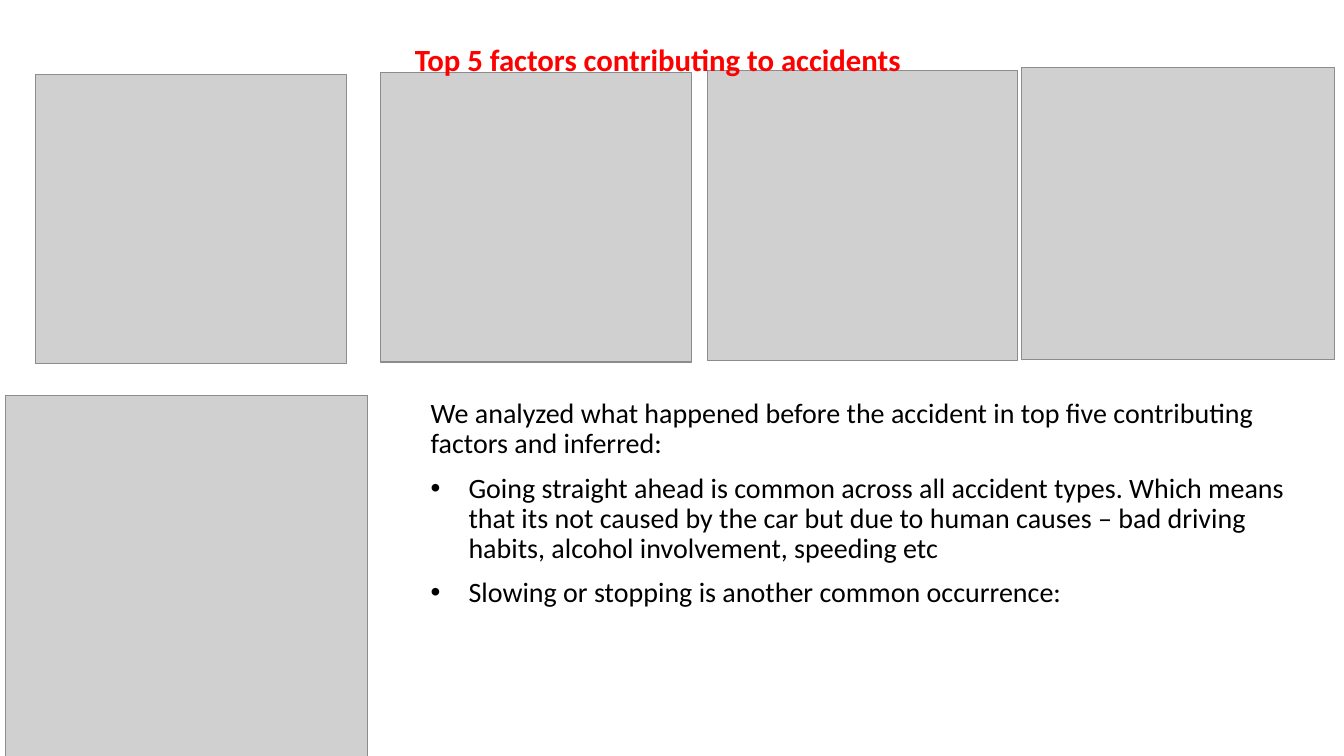
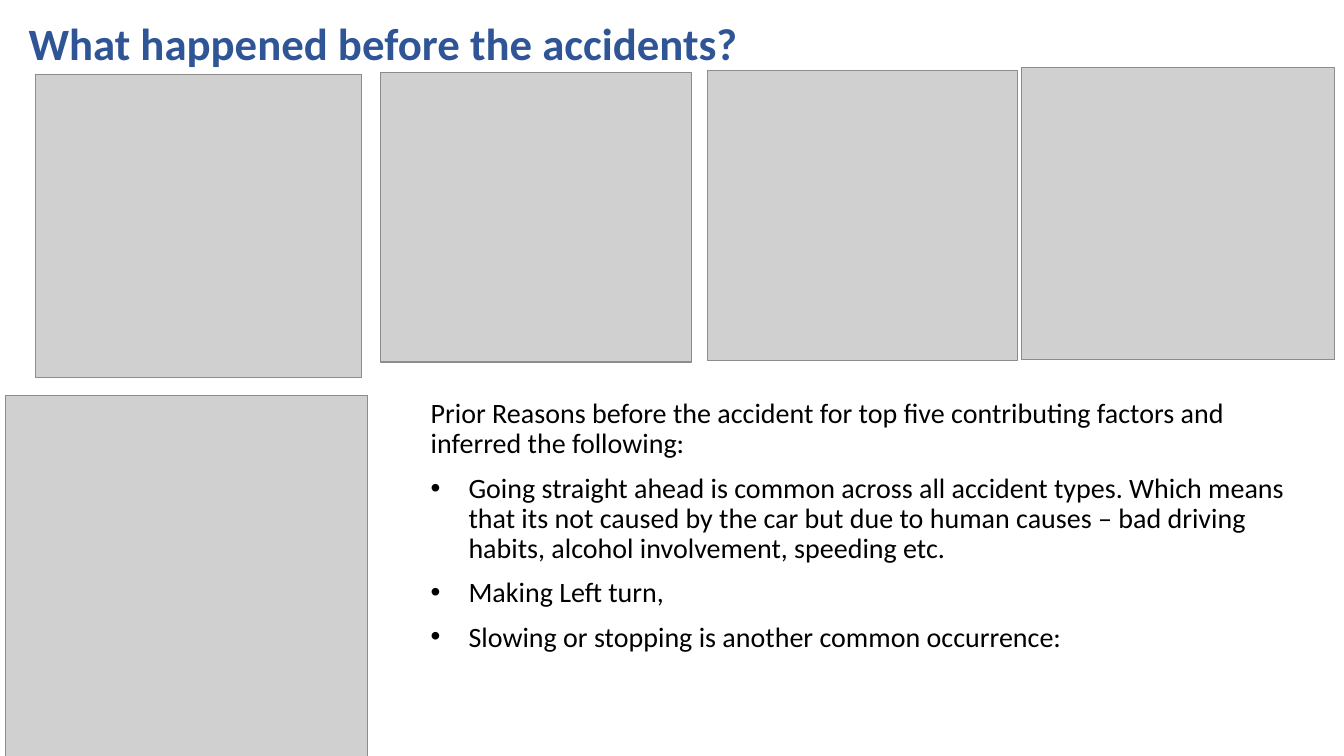
Before and after one commit to Niharika17S/Rutgers-project1, a slide deck: slide 6 of Analysis of Motor Vehicle Crashes.pptx. Drawn at 1344x756 pixels with LibreOffice and Linux fonts; fonts in the diff are those of the drawing; grey boxes stand for pictures. Boxes give left, top, right and bottom in pixels: in the first picture for what was removed or moved away, otherwise in the second. Text is boxed around its words. In the diff, an @@ line names an element or a change of style, - is before the commit and + after.

```diff
--- a/Analysis of Motor Vehicle Crashes.pptx
+++ b/Analysis of Motor Vehicle Crashes.pptx
@@ text added at [29, 28, 737, 72], 32 pt, text #2F5597, bold @@
+What happened before the accidents?
@@ text removed at [415, 45, 900, 79] @@
-Top 5 factors contributing to accidents
@@ picture: place and size @@
-picture at [35, 75, 346, 364]
+picture at [35, 75, 361, 378]
@@ text at [431, 403, 1283, 607]: text changed @@
-We analyzed what happened before the accident in top five contributing factors and inferred:
-• Going straight ahead is common across all accident types. Which means that its not caused by the car but due to human causes – bad driving habits, alcohol involvement, speeding etc
+Prior Reasons before the accident for top five contributing factors and inferred the following:
+• Going straight ahead is common across all accident types. Which means that its not caused by the car but due to human causes – bad driving habits, alcohol involvement, speeding etc.
+• Making Left turn,
```
Also in this commit, not shown: 3 other slides changed, 2 slides added, 2 slides removed, 3 other files.
